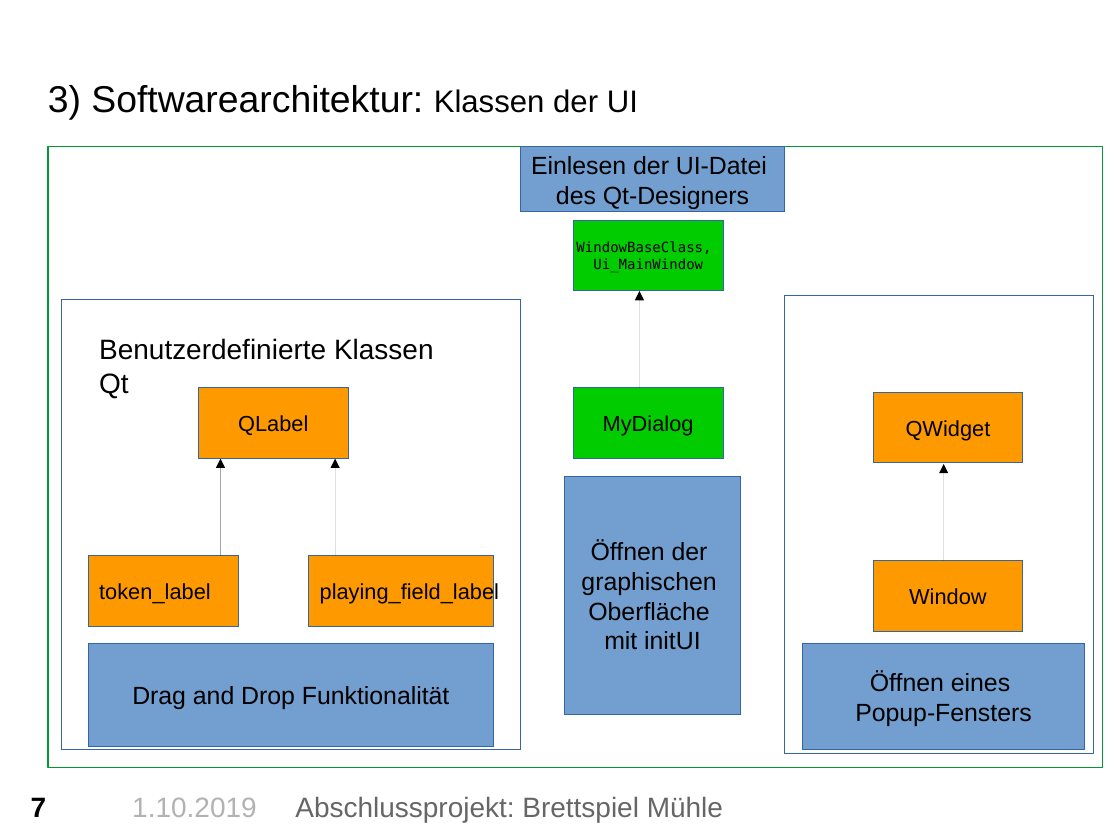
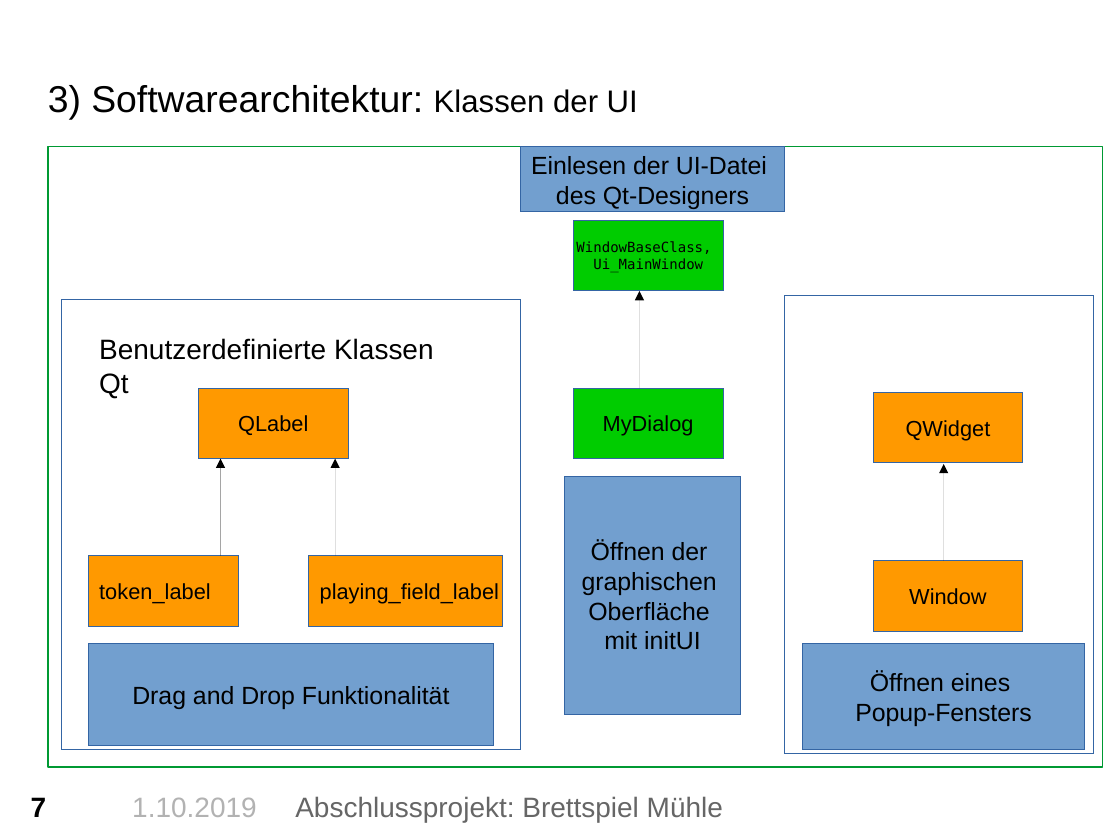
Before and after one commit to alicekre/Python_Muehle, a slide deck: slide 7 of PräsentationPython.pptx. Drawn at 1120x840 pixels with LibreOffice and Linux fonts; fonts in the diff are those of the drawing; background and template pictures are left out. Boxes give left, top, right and bottom in pixels: in the first picture for what was removed or moved away, otherwise in the second. Text is boxed around its words. In the diff, an @@ line names an element or a change of style, - is before the commit and + after.

```diff
--- a/PräsentationPython.pptx
+++ b/PräsentationPython.pptx
@@ rectangle "playing_field_label": place and size @@
-rectangle "playing_field_label" at <box>309,556,494,626</box>
+rectangle "playing_field_label" at <box>309,556,503,626</box>
```
Also in this commit, not shown: 4 other slides changed.
